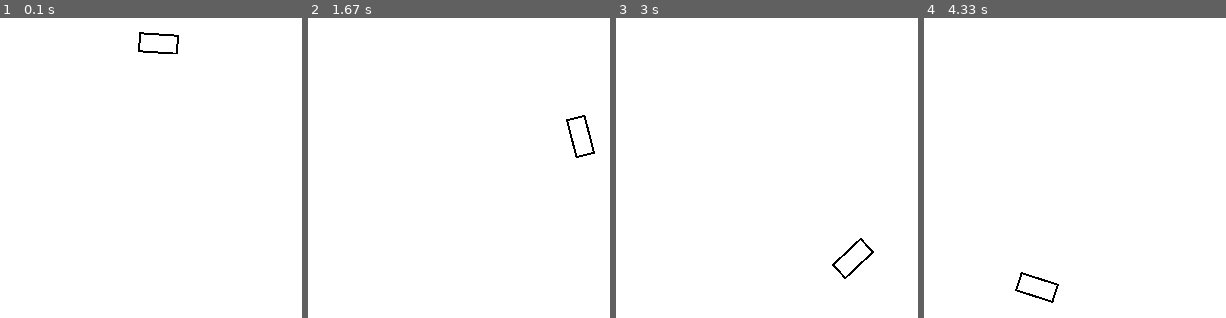
Above: before the commit, frames 1-4 (left to right).
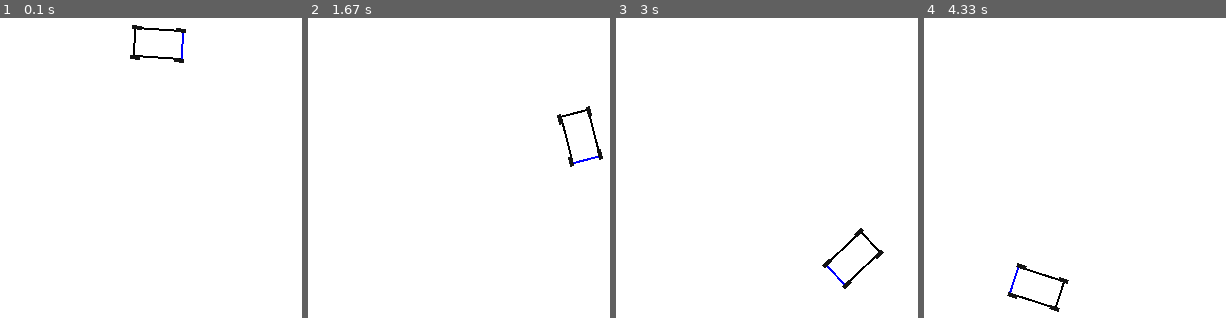
Above: after the commit, the same moments.

Repository: Mateo755/MPPI_Motion_Controller
Game: pygame game, started from main.py
Same seed, same stepped clock (60 frames per second), same inputs: the game is played once before the commit and once after it.
Inputs:
- Up to frame 1 (0.1 s): no input
- Up to frame 2 (1.67 s): no input
- Up to frame 3 (3 s): no input
- Up to frame 4 (4.33 s): no input

The runs differ from the first frame. In frame 1, 0.7% of the frame differs, in the area x 43-62%, y 2-15%; in frame 2, 0.7%, in the area x 82-98%, y 29-50%; in frame 3, 0.7%; in frame 4, 0.7%.

Commit message:
Added wheels

Diff:
--- a/main.py
+++ b/main.py
@@ -12,7 +12,6 @@
 
     model = VehicleModelKinematic()
     car = VehicleSprite(model, start_pos=(400, 300))
-    all_sprites = pygame.sprite.Group(car)
 
     running = True
     while running:
@@ -27,10 +26,10 @@
         steering = 0
 
         #car.set_control(throttle, steering)
-        all_sprites.update(dt)
+        car.update(dt)
 
         screen.fill((255, 255, 255))
-        all_sprites.draw(screen)
+        car.draw(screen)
         pygame.display.flip()
 
     pygame.quit()
--- a/vehicle_sprite.py
+++ b/vehicle_sprite.py
@@ -1,45 +1,97 @@
 import pygame
 import numpy as np
 
-
-# --- SPRITE WIZUALIZACJI ---
-class VehicleSprite(pygame.sprite.Sprite):
-    def __init__(self, model, start_pos, scale=50,  origin_x=400, origin_y=300):
-        super().__init__()
+class VehicleSprite:
+    def __init__(self, model, start_pos, scale=50, origin_x=400, origin_y=300):
         self.model = model
         self.scale = scale
         self.origin_x = origin_x
         self.origin_y = origin_y
 
-        #self.state = np.zeros(8)  # s, n, mu, vx, vy, r, delta, T
-        # Przykład: postęp 0, bok 0, kąt 0, vx = 2 m/s, reszta 0
-        #self.state = np.array([0.0, 0.0, 0.0, 2.0, 0.0, 0.0, 0.0, 0.2])
-
-        L = 0.9 + 0.9  # lF + lR
-        R = 2.5        # promień okręgu w metrach
+        # Stan: s, n, mu, vx, vy, r, delta, T
+        L = 0.9 + 0.9
+        R = 2.5
         delta = np.arctan(L / R)
-
         self.state = np.array([0.0, 0.0, 0.0, 2.0, 0.0, 0.0, delta, 0])
-
-
         self.control = np.array([0.0, 0.0])
 
-        self.original_image = pygame.Surface((40, 20), pygame.SRCALPHA)
-        pygame.draw.rect(self.original_image, (0, 0, 0), (0, 0, 40, 20), 2)
-        self.image = self.original_image.copy()
-        self.rect = self.image.get_rect(center=start_pos)
+        # Rozmiary pojazdu
+        self.car_width = 50
+        self.car_height = 30
+
+        # Korpus pojazdu
+        self.original_body = pygame.Surface((self.car_width, self.car_height), pygame.SRCALPHA)
+        pygame.draw.rect(self.original_body, (0, 0, 0), (0, 0, self.car_width, self.car_height), 2)
+
+        # Zaznaczenie przodu auta (prawa krawędź)
+        pygame.draw.line(
+            self.original_body,
+            (0, 0, 255),
+            (self.car_width - 2, 0),
+            (self.car_width - 2, self.car_height),
+            2
+        )
+
+        self.body_image = self.original_body.copy()
+        self.body_rect = self.body_image.get_rect(center=start_pos)
+
+        # Koła – przygotuj wycentrowany prostokąt
+        self.wheel_width = 12
+        self.wheel_height = 6
+        self.wheel_surf = pygame.Surface((self.wheel_width, self.wheel_height), pygame.SRCALPHA)
+        wheel_rect = self.wheel_surf.get_rect()
+        pygame.draw.rect(self.wheel_surf, (20, 20, 20), wheel_rect.inflate(-2, -2))
+
+        # Pozycje tylnych kół względem środka auta
+        self.wheel_offsets = {
+            "FL": ( self.car_width // 2 - 3,  self.car_height // 2),
+            "FR": ( self.car_width // 2 - 3, -self.car_height // 2),
+            "RL": (-self.car_width // 2 + 3,  self.car_height // 2),
+            "RR": (-self.car_width // 2 + 3, -self.car_height // 2)
+        }
+
+        self.wheels = []
 
     def update(self, dt):
         dx = self.model.dynamics(self.state, self.control) * dt
         self.state += dx
 
-        x = self.origin_x + self.state[0] * self.scale  # postęp do przodu
-        y = self.origin_y + self.state[1] * self.scale  # przesunięcie boczne
+        # Pozycja i orientacja korpusu
+        x = self.origin_x + self.state[0] * self.scale
+        y = self.origin_y + self.state[1] * self.scale
+        car_angle = -np.degrees(self.state[2])
 
-        angle = -np.degrees(self.state[2])
+        # Obrót korpusu
+        self.body_image = pygame.transform.rotate(self.original_body, car_angle)
+        self.body_rect = self.body_image.get_rect(center=(x, y))
 
-        self.image = pygame.transform.rotate(self.original_image, angle)
-        self.rect = self.image.get_rect(center=(x, y))
+        # --- KOŁA ---
+        self.wheels = []
+
+        theta = self.state[2]  # obrót korpusu w radianach
+        R = np.array([
+            [np.cos(theta), -np.sin(theta)],
+            [np.sin(theta),  np.cos(theta)]
+        ])
+
+        for key, (dx, dy) in self.wheel_offsets.items():
+            local_offset = np.array([dx, dy])
+            rotated_offset = R @ local_offset
+            wheel_x = x + rotated_offset[0]
+            wheel_y = y + rotated_offset[1]
+
+            # Obrót koła = obrót korpusu
+            local_wheel_angle = car_angle
+            rotated_wheel = pygame.transform.rotate(self.wheel_surf, local_wheel_angle)
+            rect = rotated_wheel.get_rect()
+            rect.center = (wheel_x, wheel_y)
+
+            self.wheels.append((rotated_wheel, rect))
+
+    def draw(self, screen):
+        screen.blit(self.body_image, self.body_rect)
+        for img, rect in self.wheels:
+            screen.blit(img, rect)
 
     def set_control(self, throttle, steering):
         self.control = np.array([steering, throttle])
